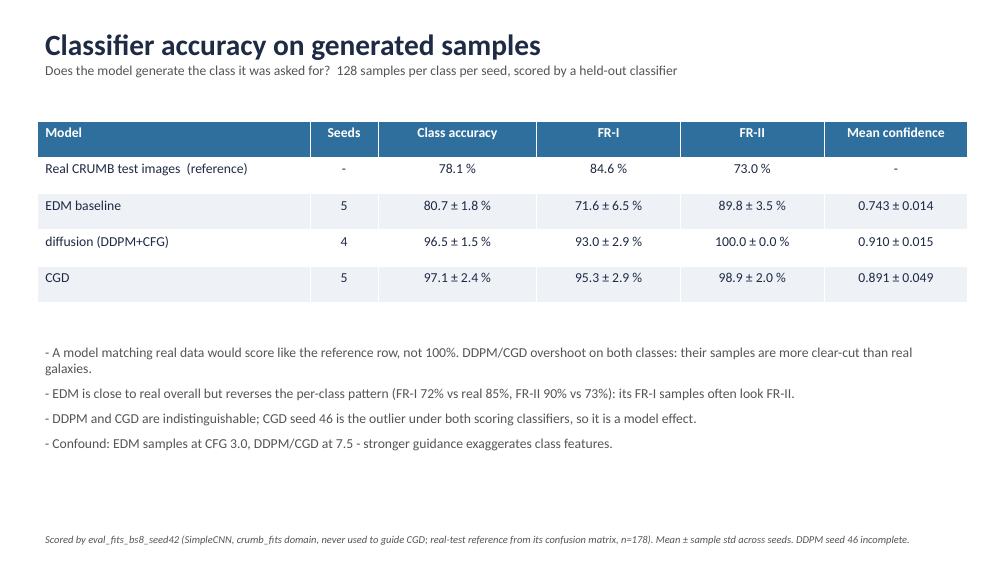
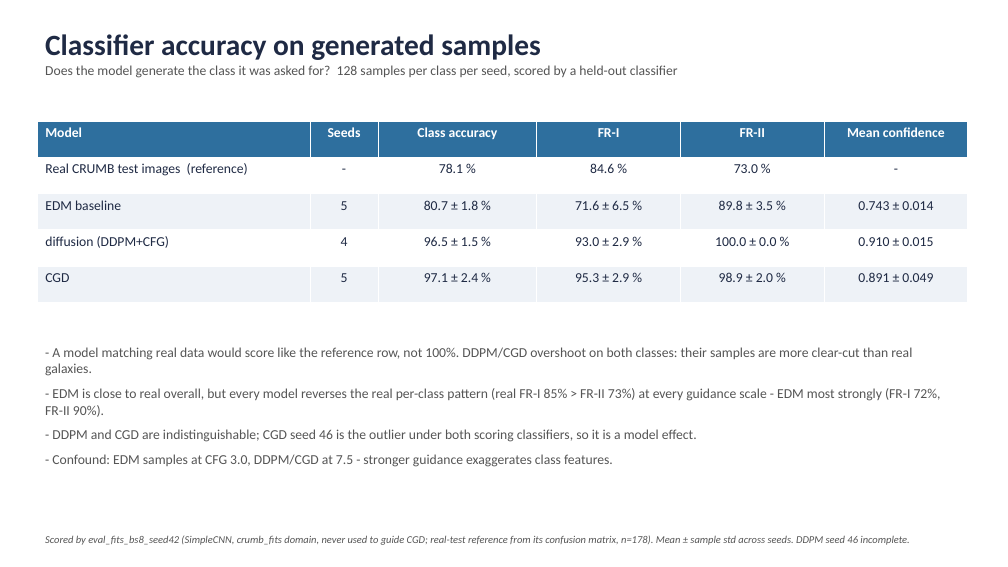
Before and after one commit to bevanslabbert/pid-radast, a slide deck: slide 4 of classifier-guided-physics-informed-diffusion/EDM_baseline_comparison.pptx. Drawn at 1008x567 pixels with LibreOffice and Linux fonts; fonts in the diff are those of the drawing. Boxes give left, top, right and bottom in pixels: in the first picture for what was removed or moved away, otherwise in the second. Text is boxed around its words. In the diff, an @@ line names an element or a change of style, - is before the commit and + after.

```diff
--- a/classifier-guided-physics-informed-diffusion/EDM_baseline_comparison.pptx
+++ b/classifier-guided-physics-informed-diffusion/EDM_baseline_comparison.pptx
@@ text at (45, 388, 941, 417): text changed @@
-- EDM is close to real overall but reverses the per-class pattern (FR-I 72% vs real 85%, FR-II 90% vs 73%): its FR-I samples often look FR-II.
+- EDM is close to real overall, but every model reverses the real per-class pattern (real FR-I 85% > FR-II 73%) at every guidance scale - EDM most strongly (FR-I 72%, FR-II 90%).
```
Also in this commit, not shown: 1 slide added, 7 other files.
